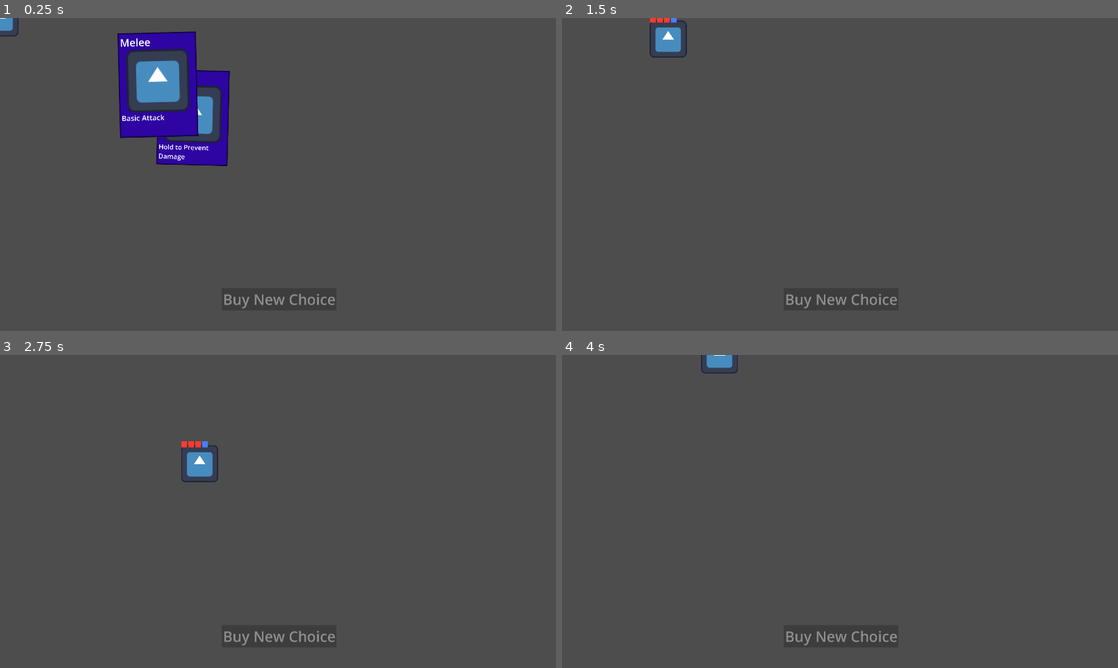
Above: before the commit, frames 1-4 (two rows, left to right).
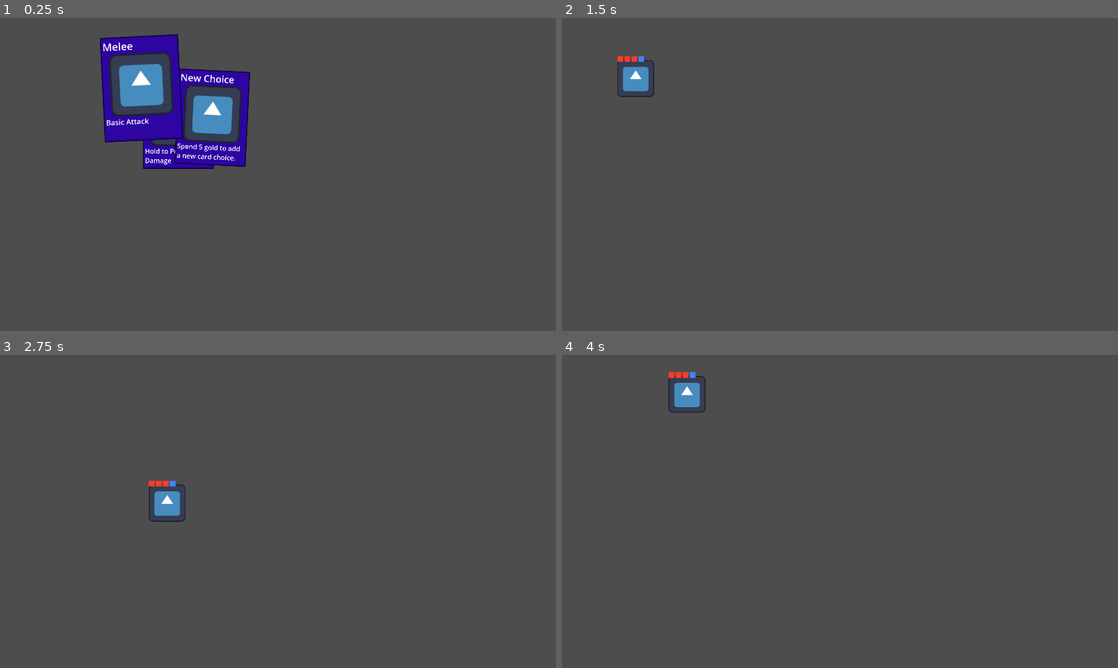
Above: after the commit, the same moments.

Repository: MamaDespik/GGJ-1
Game: Godot game, scene res://Cards/card_picker.tscn
The game is run twice, just before and just after one commit, with the same random seed, the same clock (stepped at 60 frames per second) and the same inputs. This scene is started directly instead of the project's main scene. The engine's default icon, where the game draws it, is replaced by a stand-in: a white triangle on a blue panel in a dark square.
Inputs (mouse positions are in pixels of both pictures, inside the frame that each line leads up to):
- Up to frame 1 (0.25 s): no input
- Up to frame 2 (1.5 s): tap Enter (ui_accept) at 0.5, 0.77 s; move the mouse to (962, 158) at 0.52 s; press the mouse at (962, 158) at 0.53 s; hold D (move_right) 0.53-1.28 s; move the mouse to (728, 190) at 1.27 s; release the mouse at (728, 190) at 1.28 s; hold S (move_down) from 1.28 s (still down); tap Mouse wheel up (change_highlight_left) at 1.35 s
- Up to frame 3 (2.75 s): tap Enter (ui_accept) at 1.52 s; click (166, 527) at 1.55 s; move the mouse to (333, 442) at 2.02 s; release S (move_down) at 2.03 s; hold D (move_right) from 2.03 s (still down); hold Mouse wheel down (change_highlight_right) from 2.03 s (still down); click (333, 442) at 2.3 s
- Up to frame 4 (4 s): move the mouse to (812, 574) at 2.77 s; release D (move_right) at 2.78 s; release Mouse wheel down (change_highlight_right) at 2.78 s; hold W (move_up) 2.78-3.53 s; click (812, 574) at 2.85 s; tap Enter (ui_accept) at 3.02, 3.77 s; move the mouse to (1006, 558) at 3.52 s; press the mouse at (1006, 558) at 3.53 s; hold A (move_left) from 3.53 s (still down)

The runs differ from the first frame. In frame 1, 6.5% of the frame differs, in the area x 0-61%, y 0-93%; in frame 2, 1.3%; in frame 3, 1.3%; in frame 4, 1.0%.

Commit message:
Bug Fixes and Improvements for Card Picking

Diff:
--- a/godovelopment-game-jam-1/Cards/block_card.gd
+++ b/godovelopment-game-jam-1/Cards/block_card.gd
@@ -10,7 +10,7 @@
 			is_highlighted = false
 	if event.is_action_released("select"):
 		if is_using:
-			current_card_action.animation_player.play("stop")
+			if !simulated: current_card_action.animation_player.play("stop")
 			discard()
 			is_using = false
 	super(event)
--- a/godovelopment-game-jam-1/Cards/card.gd
+++ b/godovelopment-game-jam-1/Cards/card.gd
@@ -14,6 +14,7 @@
 var highlighted_height_adjustment:float = -100
 var player:Player
 var current_card_action:CardAction
+var simulated:bool = false
 
 @onready var card_sprite: Sprite2D = $CardSprite
 @onready var card_model = $CardSprite/CardModelViewport/CardModel
@@ -49,6 +50,7 @@
 	return
 
 func use():
+	if simulated:return
 	current_card_action = card_action_scene.instantiate()
 	used.emit(current_card_action)
 	return
--- a/godovelopment-game-jam-1/Cards/card_picker.gd
+++ b/godovelopment-game-jam-1/Cards/card_picker.gd
@@ -7,38 +7,48 @@
 @export var uncommon_card_scenes:Array[PackedScene]
 @export var common_card_scenes:Array[PackedScene]
 @export var new_choice_starting_cost:int
+@export var new_choice_card_scene:PackedScene
 
 var picked_card_scenes:Array[PackedScene]
 @export var player:Player
 var cost_increase:int = 2
 var done_picking:bool = false
 var current_cost:int
+var current_ncc:NewChoiceCard
 
 @onready var hand:Hand = $Hand
-@onready var new_choice_button:Button = $NewChoiceButton
 
 signal card_picked(Card)
 
 func _ready():
 	current_cost = new_choice_starting_cost
 	hand.card_removed.connect(_on_hand_card_removed)
+	player.gold_count = 100 #DEBUG
 	pick_cards() #DEBUG
 	return
 
 func pick_cards():
-	if player.gold_count < current_cost:
-		new_choice_button.disabled = true
 	for i in 2:
 		var picked_card_scene:PackedScene = pick_card()
 		picked_card_scenes.append(picked_card_scene)
-		hand.add_card(picked_card_scene.instantiate())
+		var picked_card:Card = picked_card_scene.instantiate()
+		picked_card.simulated = true
+		hand.add_child(picked_card)
+		hand.add_card(picked_card)
+	if player.gold_count >= current_cost:
+		var ncc:NewChoiceCard = new_choice_card_scene.instantiate()
+		ncc.used.connect(_on_new_choice_card_used)
+		ncc.gold_amount = current_cost
+		hand.add_child(ncc)
+		hand.add_card(ncc)
+		current_ncc = ncc
 	return
 
 func pick_card() -> PackedScene:
 	var picked_card:PackedScene
-	if randf() < rare_card_rarity:
+	if randf() < rare_card_rarity and rare_card_scenes.size() > 0:
 		picked_card = rare_card_scenes.pick_random()
-	elif randf() < uncommon_card_rarity:
+	elif randf() < uncommon_card_rarity and uncommon_card_scenes.size() > 0:
 		picked_card = uncommon_card_scenes.pick_random()
 	else:
 		picked_card = common_card_scenes.pick_random()
@@ -56,22 +66,35 @@
 
 func _on_hand_card_removed(card:Card):
 	if !done_picking:
+		if card is NewChoiceCard: return
 		done_picking = true
+		var cards_to_remove:Array[Card]
 		for unpicked_card:Card in hand.cards:
-			hand.remove_card(unpicked_card)
+			cards_to_remove.append(unpicked_card)
+		for card_to_remove:Card in cards_to_remove:
+			hand.remove_card(card_to_remove)
+		card.simulated = false
+		card_picked.emit(card)
+		print("Picked ", card.card_title)
+		reset_picker()
 	else:
 		card.queue_free()
-	if hand.cards.size() <= 0:
-		card_picked.emit(card)
-		reset_picker()
 	return
 
-func _on_new_choice_button_pressed():
+func _on_new_choice_card_used():
 	player.gold_count -= current_cost
 	current_cost *= cost_increase
 	var picked_card_scene:PackedScene = pick_card()
 	picked_card_scenes.append(picked_card_scene)
-	hand.add_card(picked_card_scene.instantiate())
-	if player.gold_count < current_cost:
-		new_choice_button.disabled = true
+	var picked_card:Card = picked_card_scene.instantiate()
+	picked_card.simulated = true
+	hand.add_child(picked_card)
+	hand.add_card(picked_card)
+	if player.gold_count >= current_cost:
+		var ncc:NewChoiceCard = new_choice_card_scene.instantiate()
+		ncc.used.connect(_on_new_choice_card_used)
+		ncc.gold_amount = current_cost
+		hand.add_child(ncc)
+		hand.add_card(ncc)
+		current_ncc = ncc
 	return
--- a/godovelopment-game-jam-1/Cards/card_picker.tscn
+++ b/godovelopment-game-jam-1/Cards/card_picker.tscn
@@ -6,28 +6,19 @@
 [ext_resource type="PackedScene" uid="uid://cqkx6ohw3m6w1" path="res://Cards/block_card.tscn" id="3_8xxqm"]
 [ext_resource type="PackedScene" uid="uid://b5iq0ublc1te2" path="res://Cards/basic_ranged_card.tscn" id="4_jcbsl"]
 [ext_resource type="PackedScene" uid="uid://c8vstwhto00ys" path="res://Cards/basic_melee_card.tscn" id="5_7y35v"]
+[ext_resource type="PackedScene" uid="uid://hrklb88bys30" path="res://Cards/new_choice_card.tscn" id="6_jcbsl"]
 [ext_resource type="PackedScene" uid="uid://cnphch8ulvp8p" path="res://Player/player.tscn" id="7_8xxqm"]
 
 [node name="CardPicker" type="Node2D" node_paths=PackedStringArray("player")]
 script = ExtResource("1_k1vkd")
-rare_card_rarity = 0.0
-uncommon_card_rarity = 0.0
 common_card_scenes = Array[PackedScene]([ExtResource("2_3qudm"), ExtResource("3_8xxqm"), ExtResource("4_jcbsl"), ExtResource("5_7y35v")])
 new_choice_starting_cost = 5
+new_choice_card_scene = ExtResource("6_jcbsl")
 player = NodePath("DEBUGPlayer")
 
 [node name="Hand" parent="." instance=ExtResource("2_sqb8c")]
 position = Vector2(960, 811)
 scale = Vector2(2, 2)
 
-[node name="NewChoiceButton" type="Button" parent="."]
-offset_left = 766.0
-offset_top = 932.0
-offset_right = 1162.0
-offset_bottom = 1009.0
-theme_override_font_sizes/font_size = 50
-text = "Buy New Choice"
-
 [node name="DEBUGPlayer" parent="." instance=ExtResource("7_8xxqm")]
-
-[connection signal="pressed" from="NewChoiceButton" to="." method="_on_new_choice_button_pressed"]
+position = Vector2(-112, 136)
--- /dev/null
+++ b/godovelopment-game-jam-1/Cards/new_choice_card.gd
@@ -0,0 +1,16 @@
+extends Card
+class_name NewChoiceCard
+
+@export var text_first_half:String = "Spend "
+@export var text_second_half:String = " gold to add a new card choice. "
+
+var gold_amount:int
+
+func _ready() -> void:
+	card_text = text_first_half + str(gold_amount) + text_second_half
+	super()
+	return
+
+func use():
+	used.emit()
+	return
--- /dev/null
+++ b/godovelopment-game-jam-1/Cards/new_choice_card.tscn
@@ -0,0 +1,24 @@
+[gd_scene load_steps=5 format=3 uid="uid://hrklb88bys30"]
+
+[ext_resource type="PackedScene" uid="uid://cb2547m4s54t2" path="res://Cards/Card.tscn" id="1_snubf"]
+[ext_resource type="Script" uid="uid://bifa8n3lioym7" path="res://Cards/new_choice_card.gd" id="2_mxjfy"]
+
+[sub_resource type="ViewportTexture" id="ViewportTexture_mxjfy"]
+viewport_path = NodePath("CardSprite/CardModelViewport")
+
+[sub_resource type="ViewportTexture" id="ViewportTexture_x12so"]
+viewport_path = NodePath("CardSprite/CardModelViewport/CardModel/CardFront/CardFrontViewport")
+
+[node name="NewChoiceCard" instance=ExtResource("1_snubf")]
+script = ExtResource("2_mxjfy")
+text_first_half = "Spend "
+text_second_half = " gold to add a new card choice. "
+card_title = "New Choice"
+card_text = "Spend 30 gold to add a new card choice."
+card_action_scene = null
+
+[node name="CardSprite" parent="." index="0"]
+texture = SubResource("ViewportTexture_mxjfy")
+
+[node name="CardFront" parent="CardSprite/CardModelViewport/CardModel" index="0"]
+texture = SubResource("ViewportTexture_x12so")
Not shown: 1 places in godovelopment-game-jam-1/Cards/card_picker.tscn that only renumber resources
Not shown, added: godovelopment-game-jam-1/Cards/new_choice_card.gd.uid
Not shown, changed: TODO.txt
